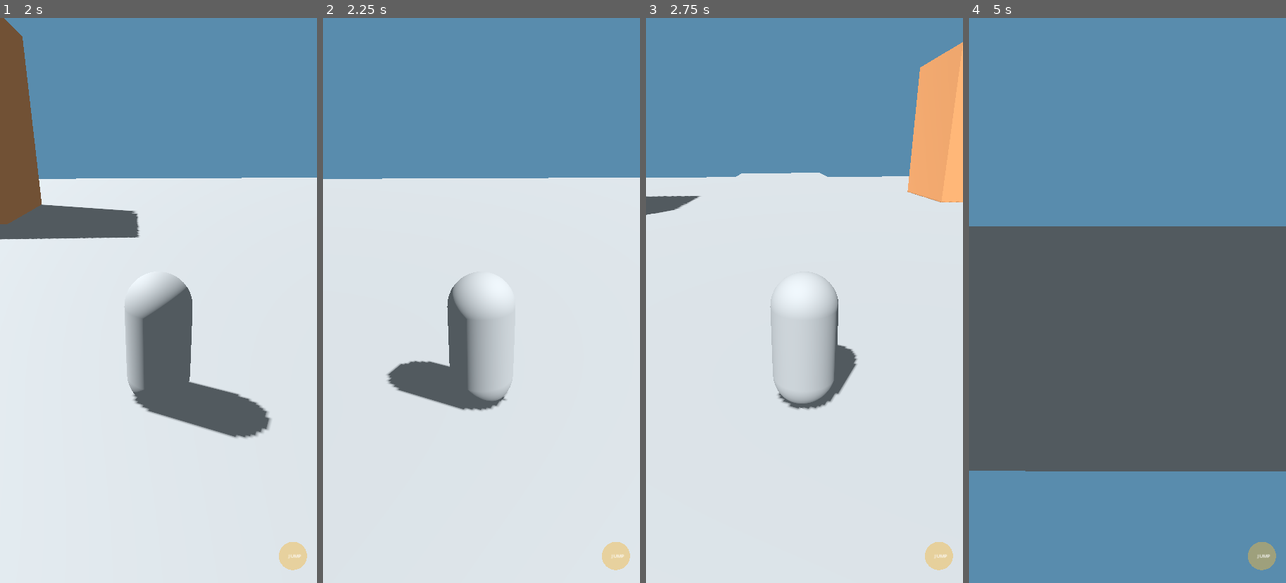
Above: before the commit, frames 1-4 (left to right).
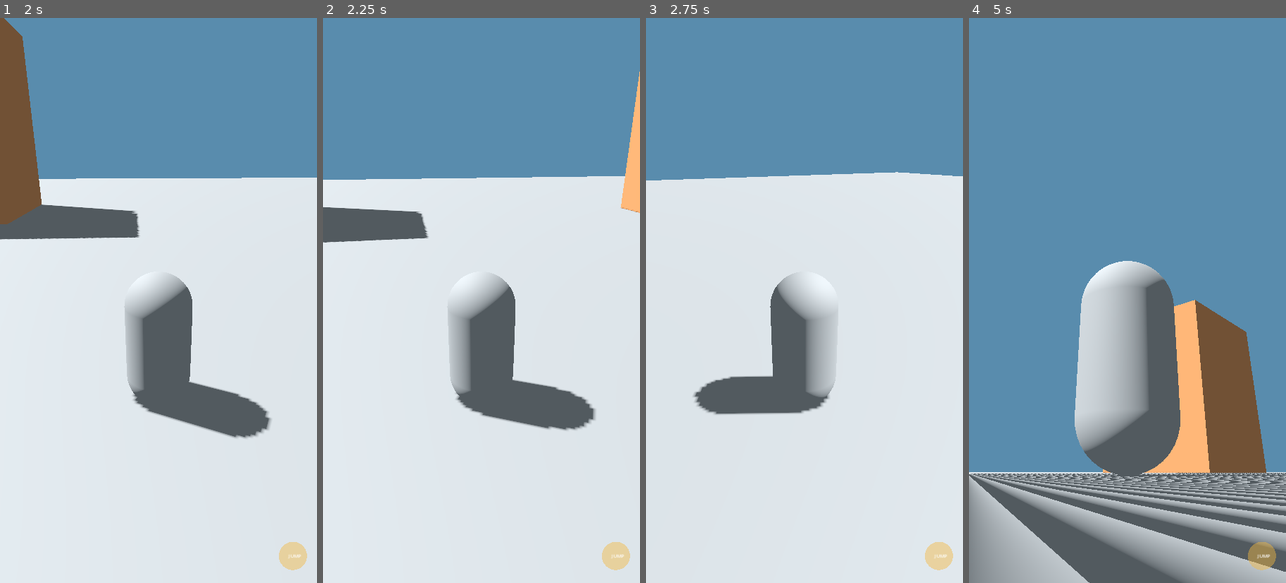
Above: after the commit, the same moments.

Repository: Olori24/Owo-Ta
Game: Godot game, scene res://scenes/world/first_district.tscn
Two runs of this game, one before a commit and one after it. Both use one fixed random seed, a clock stepped at 60 frames per second and the inputs below.
Inputs (mouse positions are in pixels of both pictures, inside the frame that each line leads up to):
- Up to frame 1 (2 s): tap Enter at 0.5 s; move the mouse to (142, 413) at 0.52 s; hold W (move_forward) 0.53-1.25 s; click (142, 413) at 0.67 s; tap Space (jump) at 0.77 s; drag from (253, 385) to (142, 413) at 1.27 s
- Up to frame 2 (2.25 s): move the mouse to (386, 215) at 2.02 s; hold A (move_left) from 2.03 s (still down)
- Up to frame 3 (2.75 s): keep holding A (move_left)
- Up to frame 4 (5 s): release A (move_left) at 2.75 s; drag from (1143, 300) to (1032, 215) at 2.77 s; move the mouse to (1079, 159) at 3.52 s; hold S (move_back) 3.53-4.25 s; tap Space (jump) at 3.77 s; drag from (1197, 272) to (1079, 159) at 4.27 s

Frame 1 is identical in both runs. In frame 2, 9.9% of the frame differs, in the area x 0-100%, y 9-73%; in frame 3, 10%; in frame 4, 59%, in the area x 0-100%, y 36-100%.

Commit message:
Fix camera-relative third-person movement

Diff:
--- a/scripts/player/player_controller.gd
+++ b/scripts/player/player_controller.gd
@@ -31,17 +31,32 @@
 
 func _physics_process(delta: float) -> void:
 	var input_vector := Input.get_vector("move_left", "move_right", "move_forward", "move_back")
-	var direction := (transform.basis * Vector3(input_vector.x, 0.0, input_vector.y)).normalized()
+	var camera_basis := camera_pivot.global_transform.basis
+	var camera_forward := -camera_basis.z
+	var camera_right := camera_basis.x
+	camera_forward.y = 0.0
+	camera_right.y = 0.0
+	camera_forward = camera_forward.normalized()
+	camera_right = camera_right.normalized()
+	var direction := (camera_right * input_vector.x - camera_forward * input_vector.y).normalized()
+
 	velocity.x = move_toward(velocity.x, direction.x * move_speed, acceleration * delta)
 	velocity.z = move_toward(velocity.z, direction.z * move_speed, acceleration * delta)
+
 	if not is_on_floor():
 		velocity.y -= gravity * delta
 	elif Input.is_action_just_pressed("jump"):
 		velocity.y = jump_velocity
+
 	move_and_slide()
+
 	if direction.length() > 0.1:
 		rotation.y = lerp_angle(rotation.y, atan2(-direction.x, -direction.z), 10.0 * delta)
 
 func apply_look(delta_pixels: Vector2) -> void:
 	camera_pivot.rotate_y(-delta_pixels.x * look_sensitivity)
-	camera_pivot.rotation.x = clamp(camera_pivot.rotation.x - delta_pixels.y * look_sensitivity, deg_to_rad(-35.0), deg_to_rad(25.0))
+	camera_pivot.rotation.x = clamp(
+		camera_pivot.rotation.x - delta_pixels.y * look_sensitivity,
+		deg_to_rad(-35.0),
+		deg_to_rad(25.0)
+	)
